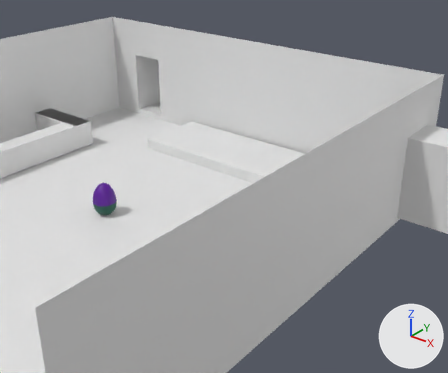
Renders of the Blender file art/funny_business.blend from each side of a commit.
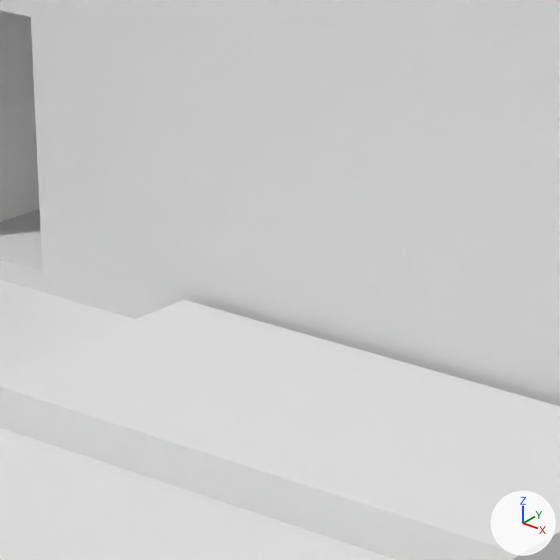
There are two pictures of each version: one from a 50 mm lens placed at (37.25, -30.36, 25.33), pointed at (0.77, 15.23, -2.94), one close up on the part from 34% to 61% of the width and 15% to 48% of the height. The lights are fixed; the arrows at lower right show +X, +Y and +Z.

In view in the first close-up: 'ComedyClubBuilding', 'Stage'.
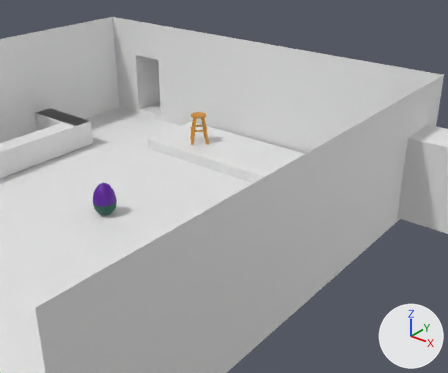
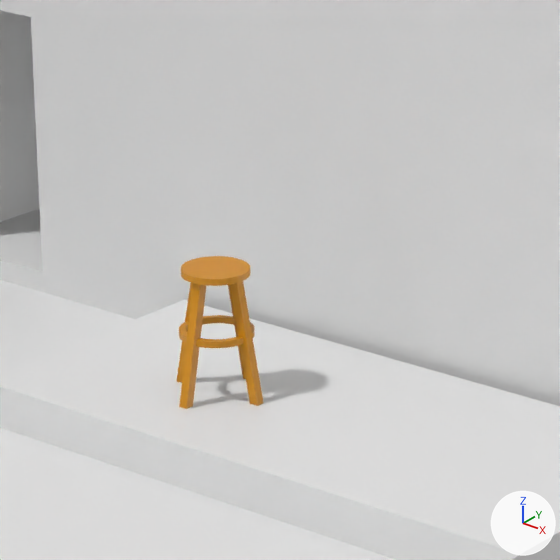
Scene script edits in JSON lines:
```json
{"op": "add", "block": "me_cube", "code": ["me_cube = bpy.data.meshes.new('Cube')", "me_cube.from_pydata(...)  # 224 vertices, 186 faces; spans x -1.24..1.28, y -1.25..1.28, z -0.24..3.0", "me_cube.materials.append(mat_material)  # picture img_dw_1_color_palette___color_hex_com_png"]}
{"op": "add", "block": "ob_stool", "code": ["ob_stool = bpy.data.objects.new('Stool', me_cube)", "ob_stool.location = (-2.9, 15.62, 1.05)"]}
```

Changed parts and their boxes [x1, y1, x2, y2] in the close-ups (560 x 560 px):
```json
{"object": "Stool", "change": "added", "after": [177, 256, 263, 409], "on screen": "orange"}
```
